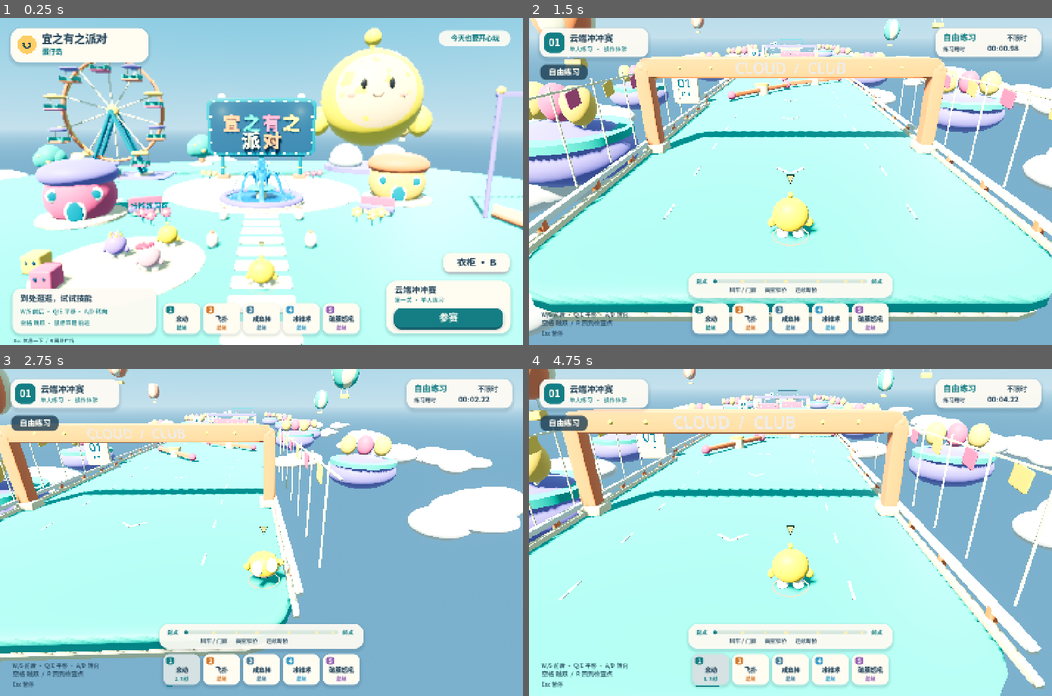
Above: before the commit, frames 1-4 (two rows, left to right).
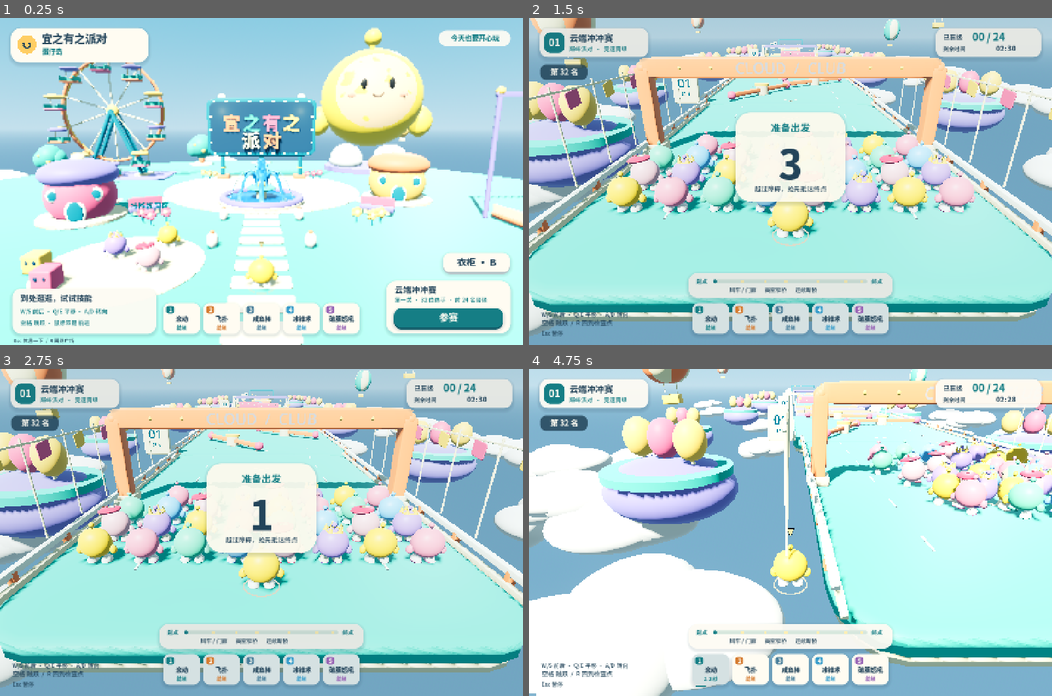
Above: after the commit, the same moments.

Repository: ghostxmerlin/eggy
Game: Godot game, scene res://main.tscn
Two runs of this game, one before a commit and one after it. Both use one fixed random seed, a clock stepped at 60 frames per second and the inputs below.
Inputs (mouse positions are in pixels of both pictures, inside the frame that each line leads up to):
- Up to frame 1 (0.25 s): no input
- Up to frame 2 (1.5 s): tap Enter at 0.5 s; drag from (790, 181) to (842, 109) at 0.52 s; drag from (685, 197) to (764, 246) at 1.27 s
- Up to frame 3 (2.75 s): move the mouse to (313, 460) at 2.02 s; hold E (right) from 2.03 s (still down); tap Shift (roll) at 2.1 s; click (313, 460) at 2.17 s; tap Enter at 2.3 s
- Up to frame 4 (4.75 s): release E (right) at 2.75 s; drag from (764, 597) to (633, 483) at 2.77 s; move the mouse to (947, 581) at 3.52 s; hold Q (left) 3.53-4.25 s; tap 1 at 3.6 s; click (947, 581) at 3.67 s; tap Space (jump) at 3.77 s; tap Enter at 3.8 s; drag from (633, 483) to (712, 450) at 4.27 s

The runs differ from the first frame. In frame 1, 0.1% of the frame differs, in the area x 80-94%, y 85-87%; in frame 2, 18%; in frame 3, 66%; in frame 4, 73%, in the area x 0-100%, y 0-100%.

Commit message:
fix: restore 32-player competition from island

Diff:
--- a/scripts/game.gd
+++ b/scripts/game.gd
@@ -5,6 +5,7 @@
 const Island = preload('res://scripts/island.gd')
 var in_island := false
 const Racer = preload('res://scripts/racer.gd')
+const RACE_SIZE := 32
 const HUD = preload('res://scripts/hud.gd')
 @export var practice := true
 var rules = Rules.new()
@@ -55,13 +56,8 @@
 	build_lighting()
 	course = Island.new() if in_island else Course.new()
 	add_child(course)
-	for i in range(1 if practice else 32):
-		var racer := Racer.new()
-		racer.game = self
-		racer.racer_id = i
-		racer.is_player = i == 0
-		add_child(racer)
-		racers.append(racer)
+	for i in range(1 if practice else RACE_SIZE):
+		add_racer(i)
 	player = racers[0]
 	player.set_skin(skin_store.selected_id)
 	reset_racers()
@@ -175,6 +171,18 @@
 	fill.light_energy = .16
 	add_child(fill)
 
+func add_racer(id: int) -> void:
+	var racer := Racer.new()
+	racer.game = self
+	racer.racer_id = id
+	racer.is_player = id == 0
+	add_child(racer)
+	racers.append(racer)
+
+func join_race() -> void:
+	practice = false
+	start_race()
+
 func reset_racers() -> void:
 	for i in range(racers.size()):
 		var p := Vector3((i%8-3.5)*2.15,.08,2+floorf(i/8.0)*2.3)
@@ -189,6 +197,8 @@
 		in_island = false
 		configure_render_scale()
 		replace_world(Course.new())
+	for i in range(racers.size(), 1 if practice else RACE_SIZE):
+		add_racer(i)
 	paused = false
 	screen = 'racing'
 	rules.start(practice)
@@ -347,7 +357,8 @@
 	if event is InputEventKey and event.pressed and not event.echo:
 		match event.physical_keycode:
 			KEY_ENTER:
-				if screen in ['menu','result','island'] and not paused: start_race()
+				if screen == 'island' and not paused: join_race()
+				elif screen in ['menu','result'] and not paused: start_race()
 			KEY_ESCAPE:
 				if screen == 'result': enter_island()
 				elif screen in ['racing','island']: toggle_pause()
@@ -376,7 +387,8 @@
 func ui_action(action: String) -> void:
 	if wardrobe and wardrobe.visible: return
 	match action:
-		'join','start','retry','restart': start_race()
+		'join': join_race()
+		'start','retry','restart': start_race()
 		'wardrobe': wardrobe.open()
 		'island': enter_island()
 		'resume': paused = false
--- a/scripts/hud.gd
+++ b/scripts/hud.gd
@@ -173,7 +173,7 @@
 	if not is_instance_valid(game.player.vehicle): button('wardrobe',Rect2(1220,646,184,54),'衣柜 · B',false)
 	panel(Rect2(1064,723,342,145),WHITE,28,true)
 	txt('云端冲冲赛',Vector2(1087,757),23,INK,true)
-	txt('第一关 · 单人练习',Vector2(1087,782),16,TEAL)
+	txt('第一关 · 32 位选手 · 前 24 名晋级',Vector2(1087,782),16,TEAL)
 	button('join',Rect2(1085,799,300,53),'参赛')
 	txt('Esc 休息一下  /  R 回到广场',Vector2(37,893),14,INK)
 
--- a/tests/test_island.gd
+++ b/tests/test_island.gd
@@ -27,27 +27,65 @@
 	for i in range(5): await physics_frame
 	check(game.player.position.y > -1 and game.player.position.z > 0, 'Island fall respawns on island')
 	var island_id: int = game.course.get_instance_id()
+	var player = game.player
+	var skin: String = player.skin_id
 	game.ui_action('join')
 	for i in range(5): await physics_frame
-	check(game.screen == 'racing' and game.rules.phase == 'racing', 'Join enters existing solo race')
+	check(game.screen == 'racing' and game.rules.phase == 'countdown', 'Join starts the competition countdown')
+	check(not game.practice and not game.rules.practice, 'Join enables timed qualification rules')
+	check_roster(game)
+	check(game.player == player and player.skin_id == skin, 'Join keeps the player and equipped skin')
 	check(game.course.get_instance_id() != island_id, 'Island world replaced by race world')
+	check(game.racers.all(func(r): return not r.active), 'Countdown holds every racer at the start')
+	for i in range(185): await physics_frame
+	check(game.rules.phase == 'racing' and game.racers.all(func(r): return r.active), 'Countdown releases all 32 racers')
+	game.toggle_pause()
+	var elapsed: float = game.rules.elapsed
+	var bot_position: Vector3 = game.racers[1].position
+	for i in range(12): await physics_frame
+	check(game.rules.elapsed == elapsed and game.racers[1].position == bot_position, 'Pause freezes the race timer and AI')
+	game.toggle_pause()
 	game.player.position = Vector3(0,.1,game.course.FINISH_Z-1)
 	for i in range(5): await physics_frame
 	check(game.screen == 'result', 'Existing race can finish')
+	check(game.player_place == 1, 'Player finish records a qualification place')
+	game.ui_action('retry')
+	check_roster(game)
+	check(game.rules.order.is_empty() and game.rules.phase == 'countdown' and not player.finished, 'Retry resets the 32-player round')
+	var old_bot = weakref(game.racers[1])
 	game.ui_action('island')
 	for i in range(5): await physics_frame
 	check(game.screen == 'island' and not game.player.finished, 'Result returns to usable island')
 	check(game.rules.order.is_empty() and game.rules.elapsed == 0, 'Return clears result and timer')
 	check(game.racers.size() == 1, 'Returning does not duplicate racers')
-	game.ui_action('join')
+	check(old_bot.get_ref() == null, 'Returning removes previous AI racers from the scene')
+	var enter := InputEventKey.new()
+	enter.physical_keycode = KEY_ENTER
+	enter.pressed = true
+	Input.parse_input_event(enter)
 	for i in range(5): await physics_frame
+	check_roster(game)
+	check(game.rules.phase == 'countdown' and not game.practice, 'Island Enter starts another 32-player race')
 	game.toggle_pause()
 	game.ui_action('island')
 	for i in range(5): await physics_frame
 	check(game.screen == 'island' and not game.paused, 'Paused race can return to island')
 	for i in range(20): await physics_frame
 	check(game.player.is_on_floor(), 'Island spawn rests on solid ground')
+	game.toggle_pause()
+	game.ui_action('join')
+	check_roster(game)
+	check(not game.paused and game.rules.phase == 'countdown', 'Paused island join resumes into a fresh competition')
 	print('ISLAND FLOW TEST: ', 'PASS' if failures.is_empty() else 'FAIL', failures)
 	game.queue_free()
 	await process_frame
 	quit(0 if failures.is_empty() else 1)
+
+func check_roster(game) -> void:
+	check(game.racers.size() == 32, 'Competition contains exactly 32 racers')
+	check(game.racers.filter(func(r): return r.is_player).size() == 1, 'Exactly one racer is player-controlled')
+	check(game.racers.filter(func(r): return not r.is_player and not r.external_control).size() == 31, 'Exactly 31 racers use AI control')
+	var ids: Array[int] = []
+	for racer in game.racers:
+		check(not racer.racer_id in ids, 'Racer IDs remain unique after joining or restarting')
+		ids.append(racer.racer_id)
--- a/tests/test_race.gd
+++ b/tests/test_race.gd
@@ -3,20 +3,37 @@
 	call_deferred('run')
 func run() -> void:
 	var game = load('res://main.tscn').instantiate()
-	game.practice = false
 	root.add_child(game)
 	await process_frame
+	var visual := '--visual' in OS.get_cmdline_user_args()
+	if visual: await capture(game,'race-32-island-entry')
+	game.ui_action('join')
+	if game.racers.size() != 32 or game.practice:
+		print('FULL RACE: FAIL island entry did not create 32-player competition')
+		game.queue_free()
+		await process_frame
+		quit(1)
+		return
 	game.autoplay = true
 	game.frame_count = 151
-	game.start_race()
+	game.player.external_control = true
+	if visual: await capture(game,'race-32-countdown')
 	for frame in range(9400):
 		await physics_frame
+		if visual and frame == 360: await capture(game,'race-32-running')
 		if game.rules.phase == 'ended': break
-	var ok: bool = game.rules.order.size() == 24 and game.player_place>0
+	var ok: bool = game.rules.order.size() == 24 and game.player_place>0 and game.rules.elapsed < game.rules.TIME_LIMIT
 	print('FULL RACE: ', 'PASS' if ok else 'FAIL', ' finishers=',game.rules.order.size(),' player=',game.player_place,' time=',game.rules.elapsed)
+	if visual: await capture(game,'race-32-result')
 	if not ok:
 		for racer in game.racers:
 			print('RACER ',racer.racer_id,' ',racer.position,' checkpoint=',racer.checkpoint)
 	game.queue_free()
 	await process_frame
 	quit(0 if ok else 1)
+
+func capture(game, label: String) -> void:
+	DisplayServer.window_move_to_foreground()
+	game.hud.queue_redraw()
+	for i in range(4): await process_frame
+	await game.screenshot(label)
Not shown, changed: README.md
Not shown, changed: docs/verification.md
Not shown, changed: startup.md
